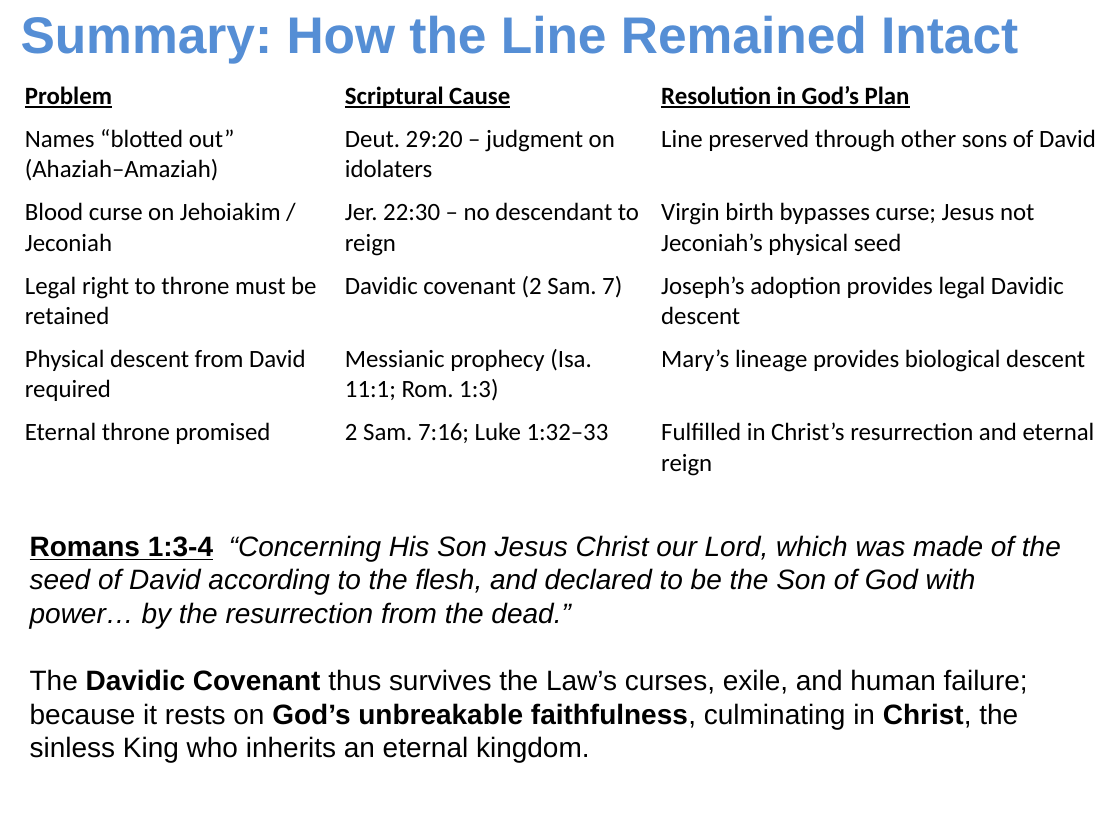
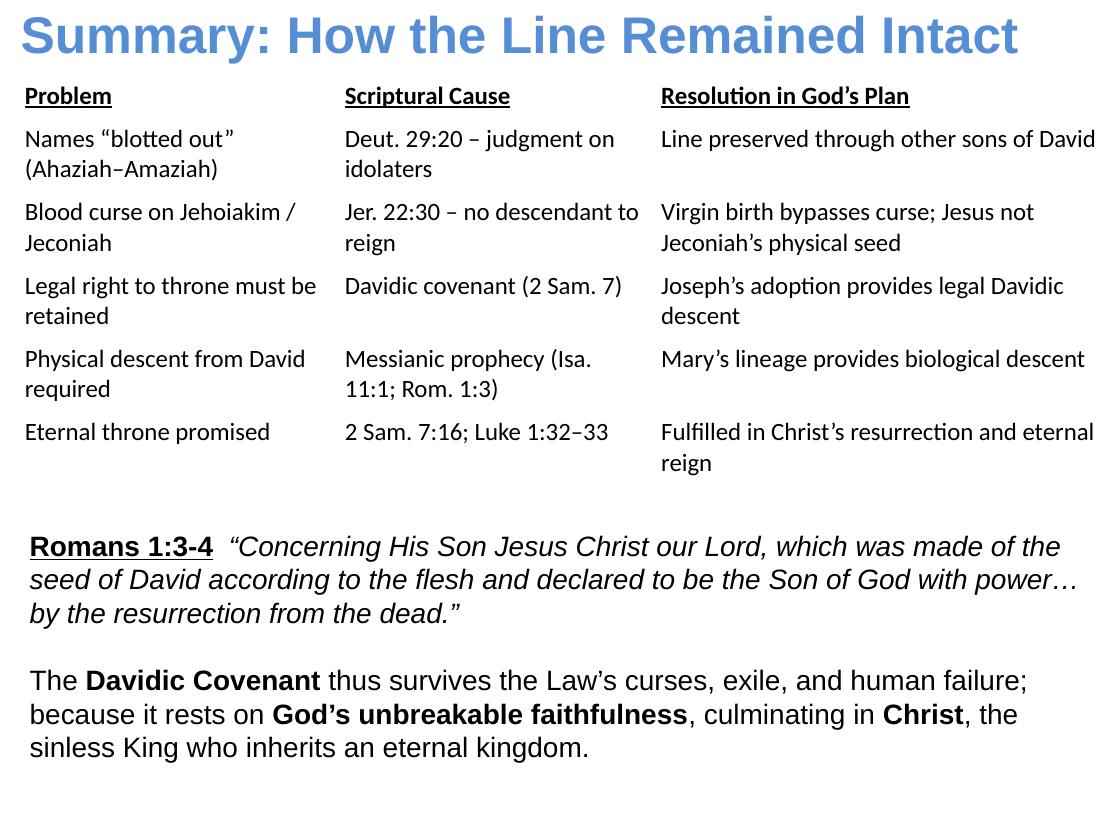
Before and after one commit to UsefulEngines/EvangelismPublic, a slide deck: slide 5 of 2025-Q4/Promises4/2025-10-26-Promises4.pptx. Drawn at 1120x840 pixels with LibreOffice and Linux fonts; fonts in the diff are those of the drawing. Boxes give left, top, right and bottom in pixels: in the first picture for what was removed or moved away, otherwise in the second. Text is boxed around its words. In the diff, an @@ line names an element or a change of style, - is before the commit and + after.

```diff
--- a/2025-Q4/Promises4/2025-10-26-Promises4.pptx
+++ b/2025-Q4/Promises4/2025-10-26-Promises4.pptx
@@ text at (30, 535, 1079, 628): text changed @@
-Romans 1:3-4 “Concerning His Son Jesus Christ our Lord, which was made of the seed of David according to the flesh, and declared to be the Son of God with power… by the resurrection from the dead.”
+Romans 1:3-4 “Concerning His Son Jesus Christ our Lord, which was made of the seed of David according to the flesh and declared to be the Son of God with power… by the resurrection from the dead.”
```
Also in this commit, not shown: 1 other file.
